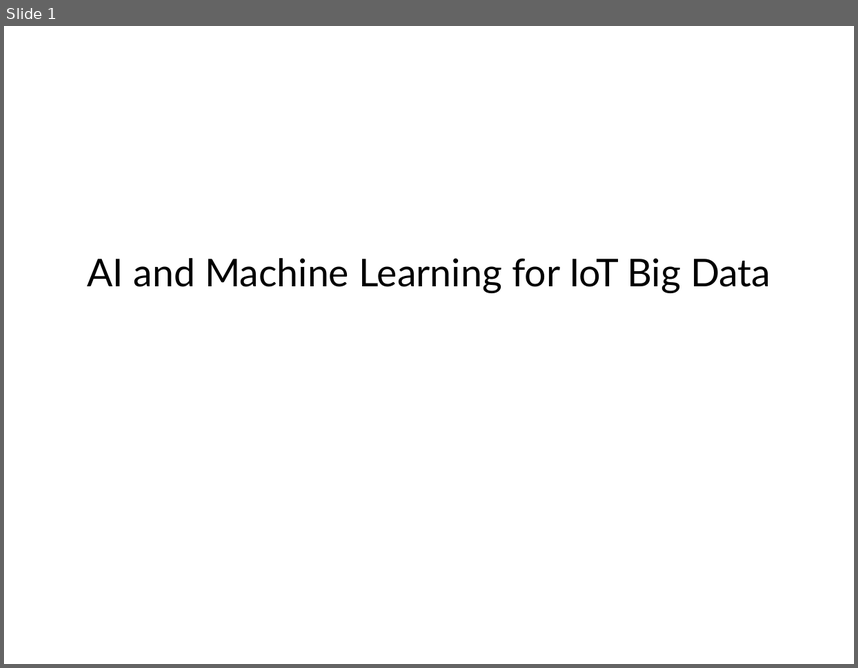
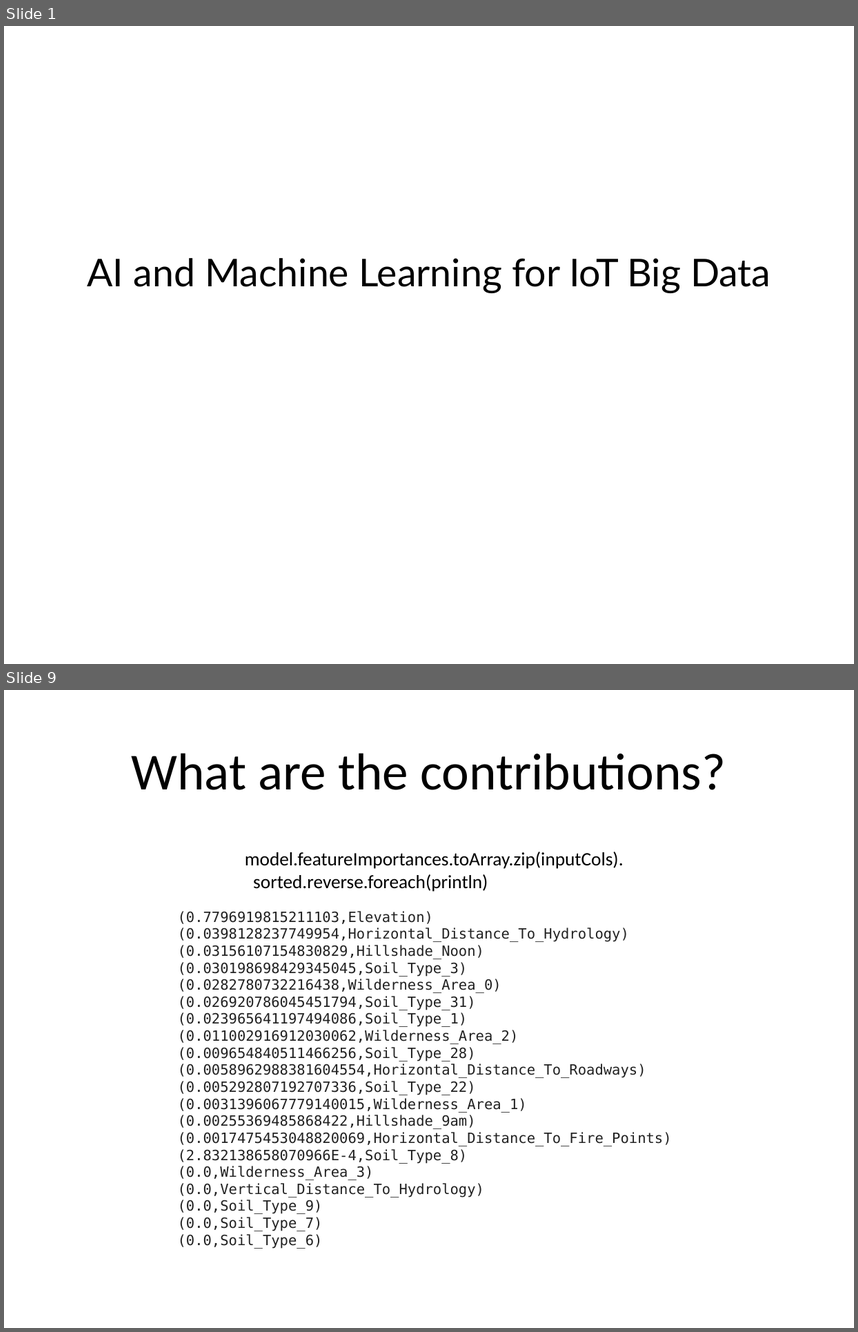
Before and after one commit to kic-markon/ITU_MSc_AM4, a slide deck: powerpoints/ITU Academy Slides AM4-10.pptx. Shown one above the other, each under a label of ours: slide 1 before the commit, slides 1 and 9 after it; the slides between them are not shown. The pictures are 858x668 and 858x1332 pixels, drawn with LibreOffice and Linux fonts; fonts in the diff are those of the drawing; background and template pictures are left out. Boxes give left, top, right and bottom in pixels: in the first picture for what was removed or moved away, otherwise in the second. Text is boxed around its words. In the diff, an @@ line names an element or a change of style, - is before the commit and + after.

```diff
--- a/powerpoints/ITU Academy Slides AM4-10.pptx
+++ b/powerpoints/ITU Academy Slides AM4-10.pptx
@@ slide 9 added at (4, 690, 854, 1328), background picture (left out) @@
@@ title added at (131, 753, 726, 790), 44 pt, text #000000 @@
+What are the contributions?
@@ text added at (245, 851, 624, 891), 16 pt, text #000000 @@
+model.featureImportances.toArray.zip(inputCols).
+sorted.reverse.foreach(println)
@@ text added at (178, 911, 672, 1248), 12 pt, text #212121 @@
+(0.7796919815211103,Elevation)
+(0.0398128237749954,Horizontal_Distance_To_Hydrology)
+(0.03156107154830829,Hillshade_Noon)
+(0.030198698429345045,Soil_Type_3)
+(0.0282780732216438,Wilderness_Area_0)
+(0.026920786045451794,Soil_Type_31)
+(0.023965641197494086,Soil_Type_1)
+(0.011002916912030062,Wilderness_Area_2)
+(0.009654840511466256,Soil_Type_28)
+(0.0058962988381604554,Horizontal_Distance_To_Roadways)
+(0.005292807192707336,Soil_Type_22)
+(0.0031396067779140015,Wilderness_Area_1)
+(0.00255369485868422,Hillshade_9am)
+(0.0017475453048820069,Horizontal_Distance_To_Fire_Points)
+(2.832138658070966E-4,Soil_Type_8)
+(0.0,Wilderness_Area_3)
+(0.0,Vertical_Distance_To_Hydrology)
+(0.0,Soil_Type_9)
+(0.0,Soil_Type_7)
+(0.0,Soil_Type_6)
```
Also in this commit, not shown: 1 slide changed, 9 other slides added, 1 slide removed, 50 other files.
